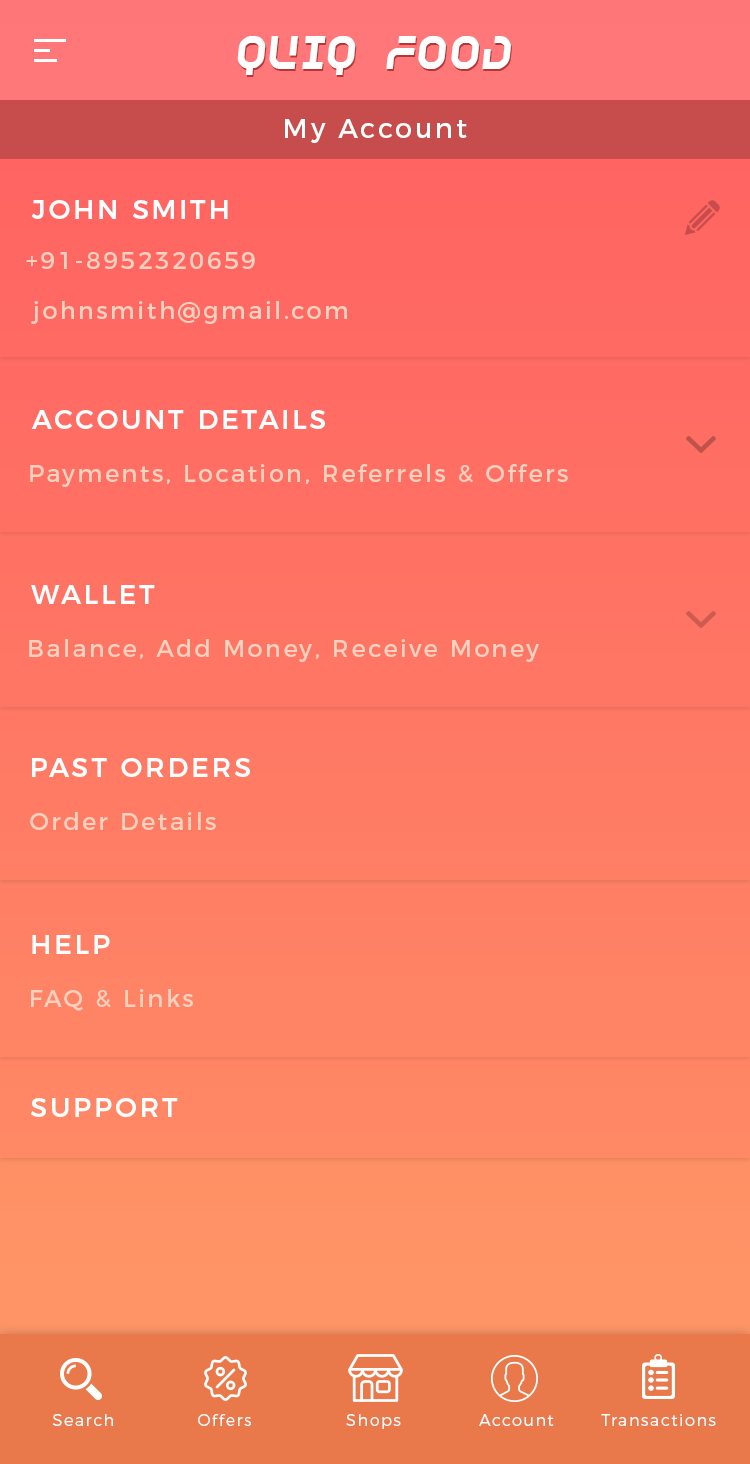
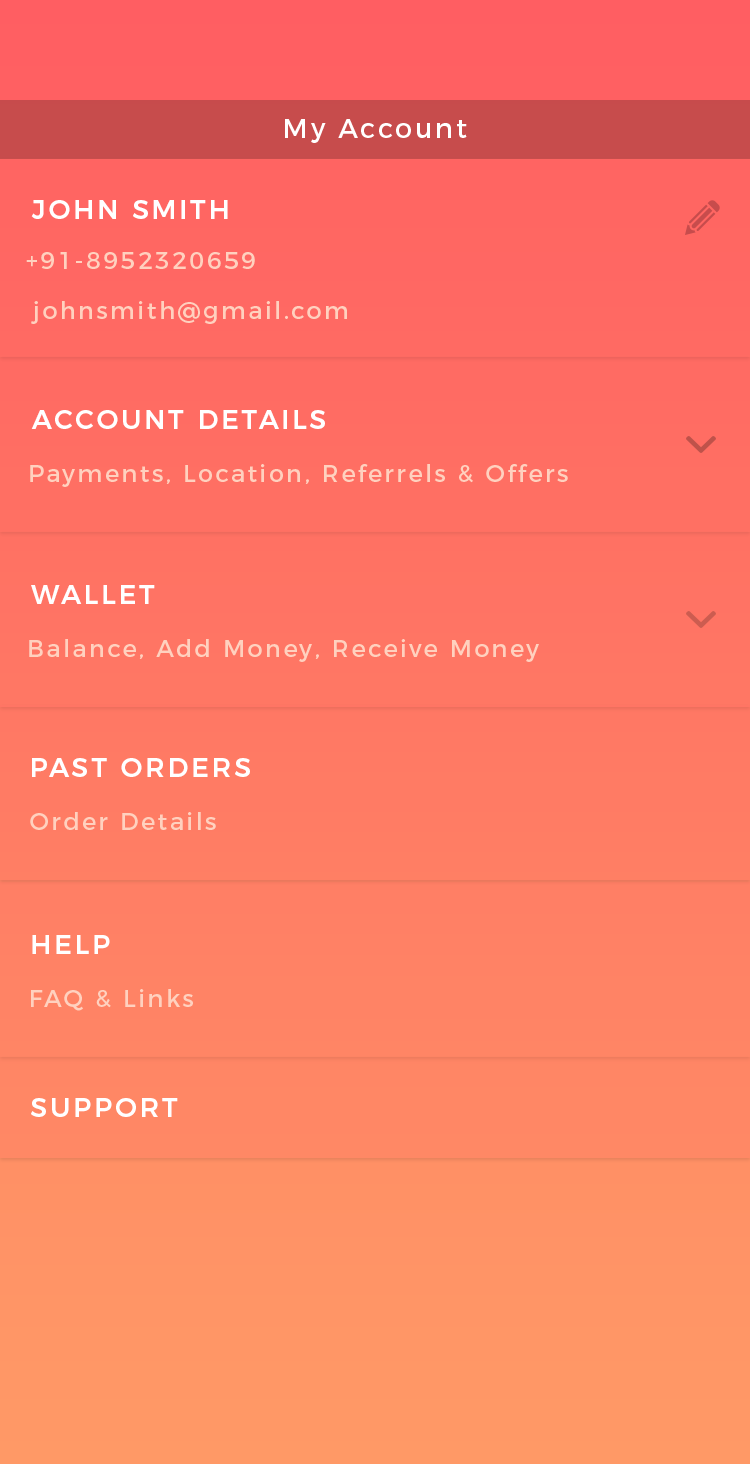
Layered file, before and after one edit (750x1464). Changes by layer:
unmasked "Rectangle 3 copy 4" over [33, 989, 193, 1011]
unmasked "Rectangle 3 copy 3" over [30, 812, 216, 830]
unmasked "Rectangle 3 copy 2" over [29, 639, 539, 662]
unmasked "Rectangle 2" over [288, 119, 467, 143]
unmasked "Rectangle 3 copy" over [30, 464, 568, 487]
unmasked "Rectangle 3" over [26, 252, 347, 324]
removed layer "Menu" over [0, 0, 750, 1464]
